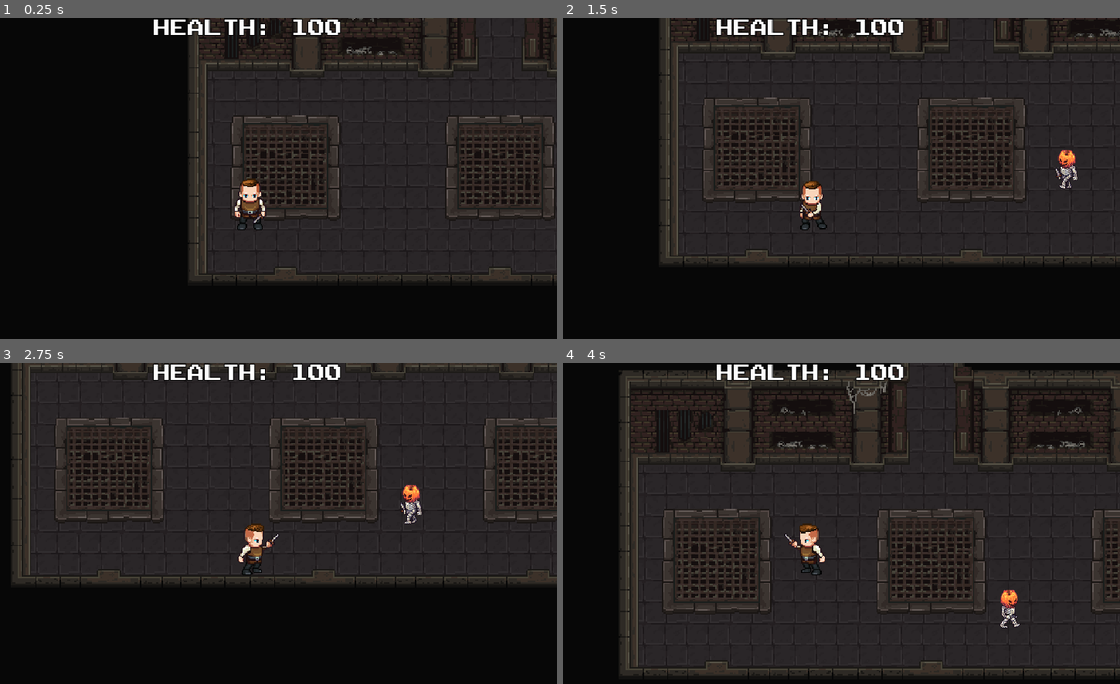
Above: before the commit, frames 1-4 (two rows, left to right).
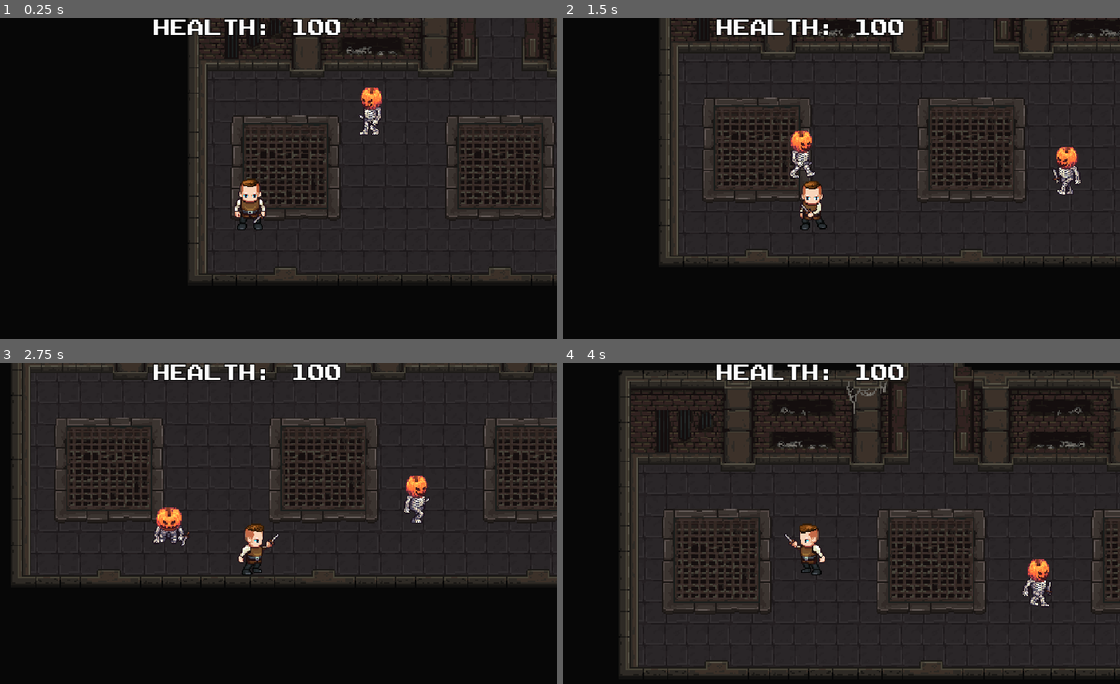
Above: after the commit, the same moments.

Repository: AugustanaCSC380January2024/final-game-polar
Game: Godot game, scene res://scenes/level.tscn
The game is run twice, just before and just after one commit, with the same random seed, the same clock (stepped at 60 frames per second) and the same inputs.
Inputs (mouse positions are in pixels of both pictures, inside the frame that each line leads up to):
- Up to frame 1 (0.25 s): no input
- Up to frame 2 (1.5 s): tap Enter at 0.5 s; move the mouse to (947, 175) at 0.52 s; hold D (walk_right) 0.53-1.28 s; click (947, 175) at 0.6 s; move the mouse to (685, 207) at 1.27 s; hold S (walk_down) from 1.28 s (still down); click (685, 207) at 1.35 s
- Up to frame 3 (2.75 s): move the mouse to (311, 459) at 2.02 s; release S (walk_down) at 2.03 s; hold D (walk_right) from 2.03 s (still down); tap E (interact) at 2.1 s; click (311, 459) at 2.3 s
- Up to frame 4 (4 s): move the mouse to (780, 606) at 2.77 s; release D (walk_right) at 2.78 s; hold W (walk_up) 2.78-3.53 s; click (780, 606) at 2.85 s; move the mouse to (997, 587) at 3.52 s; hold A (walk_left) from 3.53 s (still down); click (997, 587) at 3.6 s

The runs differ from the first frame. In frame 1, 0.4% of the frame differs, in the area x 64-69%, y 21-37%; in frame 2, 0.8%; in frame 3, 0.9%, in the area x 27-77%, y 35-57%; in frame 4, 0.7%.

Commit message:
Fixed bug where player can attack multiple times before attack animation is finished

Diff:
--- a/final_project/project.godot
+++ b/final_project/project.godot
@@ -10,7 +10,7 @@
 
 [application]
 
-config/name="Final Project"
+config/name="Dungeon Dweller"
 run/main_scene="res://scenes/level.tscn"
 config/features=PackedStringArray("4.2", "Forward Plus")
 config/icon="res://icon.svg"
--- a/final_project/scenes/credits_2.tscn
+++ b/final_project/scenes/credits_2.tscn
@@ -23,6 +23,7 @@
 color = Color(0.439216, 0.439216, 0.439216, 1)
 
 [node name="Label" type="Label" parent="."]
+layout_mode = 0
 offset_right = 40.0
 offset_bottom = 23.0
 text = "SKELETON SPRITE: "
--- a/final_project/scenes/level.tscn
+++ b/final_project/scenes/level.tscn
@@ -1251,18 +1251,22 @@
 19:10/0 = 0
 19:10/0/physics_layer_0/linear_velocity = Vector2(0, 0)
 19:10/0/physics_layer_0/angular_velocity = 0.0
+19:10/0/physics_layer_0/polygon_0/points = PackedVector2Array(-8, -8, 8, -8, 8, 8, -8, 8)
 23:10/0 = 0
 23:10/0/physics_layer_0/linear_velocity = Vector2(0, 0)
 23:10/0/physics_layer_0/angular_velocity = 0.0
+23:10/0/physics_layer_0/polygon_0/points = PackedVector2Array(-8, -8, 8, -8, 8, 8, -8, 8)
 25:10/0 = 0
 25:10/0/physics_layer_0/linear_velocity = Vector2(0, 0)
 25:10/0/physics_layer_0/angular_velocity = 0.0
+25:10/0/physics_layer_0/polygon_0/points = PackedVector2Array(-8, -8, 8, -8, 8, 8, -8, 8)
 27:10/0 = 0
 27:10/0/physics_layer_0/linear_velocity = Vector2(0, 0)
 27:10/0/physics_layer_0/angular_velocity = 0.0
 29:10/0 = 0
 29:10/0/physics_layer_0/linear_velocity = Vector2(0, 0)
 29:10/0/physics_layer_0/angular_velocity = 0.0
+29:10/0/physics_layer_0/polygon_0/points = PackedVector2Array(-8, -8, 8, -8, 8, 8, -8, 8)
 37:10/0 = 0
 37:10/0/physics_layer_0/linear_velocity = Vector2(0, 0)
 37:10/0/physics_layer_0/angular_velocity = 0.0
@@ -1352,18 +1356,22 @@
 19:11/0 = 0
 19:11/0/physics_layer_0/linear_velocity = Vector2(0, 0)
 19:11/0/physics_layer_0/angular_velocity = 0.0
+19:11/0/physics_layer_0/polygon_0/points = PackedVector2Array(-8, -8, 8, -8, 8, 8, -8, 8)
 23:11/0 = 0
 23:11/0/physics_layer_0/linear_velocity = Vector2(0, 0)
 23:11/0/physics_layer_0/angular_velocity = 0.0
+23:11/0/physics_layer_0/polygon_0/points = PackedVector2Array(-8, -8, 8, -8, 8, 8, -8, 8)
 25:11/0 = 0
 25:11/0/physics_layer_0/linear_velocity = Vector2(0, 0)
 25:11/0/physics_layer_0/angular_velocity = 0.0
+25:11/0/physics_layer_0/polygon_0/points = PackedVector2Array(-8, -8, 8, -8, 8, 8, -8, 8)
 27:11/0 = 0
 27:11/0/physics_layer_0/linear_velocity = Vector2(0, 0)
 27:11/0/physics_layer_0/angular_velocity = 0.0
 29:11/0 = 0
 29:11/0/physics_layer_0/linear_velocity = Vector2(0, 0)
 29:11/0/physics_layer_0/angular_velocity = 0.0
+29:11/0/physics_layer_0/polygon_0/points = PackedVector2Array(-8, -8, 8, -8, 8, 8, -8, 8)
 37:11/0 = 0
 37:11/0/physics_layer_0/linear_velocity = Vector2(0, 0)
 37:11/0/physics_layer_0/angular_velocity = 0.0
@@ -5095,16 +5103,15 @@
 
 [node name="ColorRect" type="ColorRect" parent="."]
 z_index = -111
-offset_left = -545.0
-offset_top = -402.0
-offset_right = -493.0
-offset_bottom = -355.0
-scale = Vector2(25.0524, 18.6928)
+offset_left = -575.0
+offset_top = -722.0
+offset_right = -523.0
+offset_bottom = -675.0
+scale = Vector2(24.7374, 30.6962)
 color = Color(0.027451, 0.027451, 0.027451, 1)
 
 [node name="Skeleton2" parent="." instance=ExtResource("4_q6vn0")]
 position = Vector2(163, 63)
-scale = Vector2(0.8, 0.8)
 
 [node name="DoorAreas" type="Node2D" parent="."]
 
@@ -5113,6 +5120,11 @@
 scale = Vector2(2.07998, 1)
 next_level = ExtResource("9_7gfbn")
 
+[node name="Skeleton3" parent="." instance=ExtResource("4_q6vn0")]
+
+[node name="Skeleton4" parent="." instance=ExtResource("4_q6vn0")]
+position = Vector2(11, -243)
+
 [connection signal="died" from="Player" to="." method="_on_player_died"]
 [connection signal="interact" from="Player" to="." method="_on_player_interact"]
 [connection signal="took_damage" from="Player" to="." method="_on_player_took_damage"]
--- a/final_project/scenes/level_2.tscn
+++ b/final_project/scenes/level_2.tscn
@@ -40,22 +40,22 @@
 layer_0/tile_data = PackedInt32Array(-65527, 3014656, 20, 9, 3014656, 21, -65526, 3080192, 20, 10, 3080192, 21, -65525, …(12138 unchanged characters)…
 
 [node name="Skeleton2" parent="." instance=ExtResource("5_mjgx8")]
-position = Vector2(545, 80)
+position = Vector2(192, 175)
 
 [node name="Skeleton" parent="." instance=ExtResource("5_mjgx8")]
-position = Vector2(533, 29)
+position = Vector2(369, 12)
 
 [node name="Skeleton4" parent="." instance=ExtResource("5_mjgx8")]
-position = Vector2(443, 262)
+position = Vector2(317, 236)
 
 [node name="Skeleton3" parent="." instance=ExtResource("5_mjgx8")]
-position = Vector2(533, 201)
+position = Vector2(551, 191)
 
 [node name="Skeleton5" parent="." instance=ExtResource("5_mjgx8")]
-position = Vector2(525, 139)
+position = Vector2(545, 73)
 
 [node name="Skeleton6" parent="." instance=ExtResource("5_mjgx8")]
-position = Vector2(166, 6)
+position = Vector2(166, 18)
 
 [node name="StairArea" parent="." instance=ExtResource("6_2vfl3")]
 position = Vector2(545, 272)
--- a/final_project/scenes/level_3.tscn
+++ b/final_project/scenes/level_3.tscn
@@ -20,7 +20,7 @@
 color = Color(0.027451, 0.027451, 0.027451, 1)
 
 [node name="Player" parent="." instance=ExtResource("2_lyowv")]
-position = Vector2(683, -67)
+position = Vector2(314, -38)
 
 [node name="UI" type="CanvasLayer" parent="."]
 
@@ -48,3 +48,18 @@
 
 [node name="Skeleton" parent="." instance=ExtResource("7_q2c16")]
 position = Vector2(763, -53)
+
+[node name="Skeleton2" parent="." instance=ExtResource("7_q2c16")]
+position = Vector2(586, -21)
+
+[node name="Skeleton3" parent="." instance=ExtResource("7_q2c16")]
+position = Vector2(433, -45)
+
+[node name="Skeleton4" parent="." instance=ExtResource("7_q2c16")]
+position = Vector2(597, -220)
+
+[node name="Skeleton5" parent="." instance=ExtResource("7_q2c16")]
+position = Vector2(783, -233)
+
+[node name="Skeleton6" parent="." instance=ExtResource("7_q2c16")]
+position = Vector2(677, -153)
--- a/final_project/scenes/player.tscn
+++ b/final_project/scenes/player.tscn
@@ -556,6 +556,7 @@
 shape = SubResource("CapsuleShape2D_wgqb2")
 
 [node name="Hitbox" type="Area2D" parent="."]
+visible = false
 collision_layer = 8
 collision_mask = 64
 
--- a/final_project/scenes/skeleton.tscn
+++ b/final_project/scenes/skeleton.tscn
@@ -521,9 +521,9 @@
 [node name="AnimatedSprite2D" type="AnimatedSprite2D" parent="."]
 scale = Vector2(0.8, 0.8)
 sprite_frames = SubResource("SpriteFrames_l26s4")
-animation = &"died"
+animation = &"attack_right"
 autoplay = "idle_down"
-frame = 5
+frame = 4
 frame_progress = 1.0
 
 [node name="CollisionShape2D" type="CollisionShape2D" parent="."]
@@ -549,6 +549,7 @@
 enemy = NodePath("../..")
 
 [node name="Hurtbox" type="Area2D" parent="."]
+visible = false
 collision_layer = 64
 collision_mask = 8
 
--- a/final_project/scripts/player.gd
+++ b/final_project/scripts/player.gd
@@ -8,6 +8,7 @@
 var direction = "down"
 @onready var player_stats = $"/root/PlayerStats"
 var is_attacking = false
+var can_attack = true
 var enemies_to_attack = []
 var player_died = false
 
@@ -59,16 +60,21 @@
 		if !animated_sprite.is_playing():
 			is_attacking = false
 	if Input.is_action_just_pressed("attack"):
-		is_attacking = true
-		velocity = Vector2()
-		#if !animated_sprite.is_playing():
-		attack()
+		if can_attack:
+			is_attacking = true
+			velocity = Vector2()
+			#if !animated_sprite.is_playing():
+			attack()
 	if Input.is_action_just_pressed("interact"):
 		interact.emit()
 
 func attack():
+	print("print")
+	can_attack = false
 	for body in enemies_to_attack:
-		body.get_parent().take_damage(25)
+		body.get_parent().take_damage(50)
+	await animated_sprite.animation_finished
+	can_attack = true
 
 func take_damage(amount):
 	player_stats.player_health -= amount
Not shown, added: final_project/export_presets.cfg
